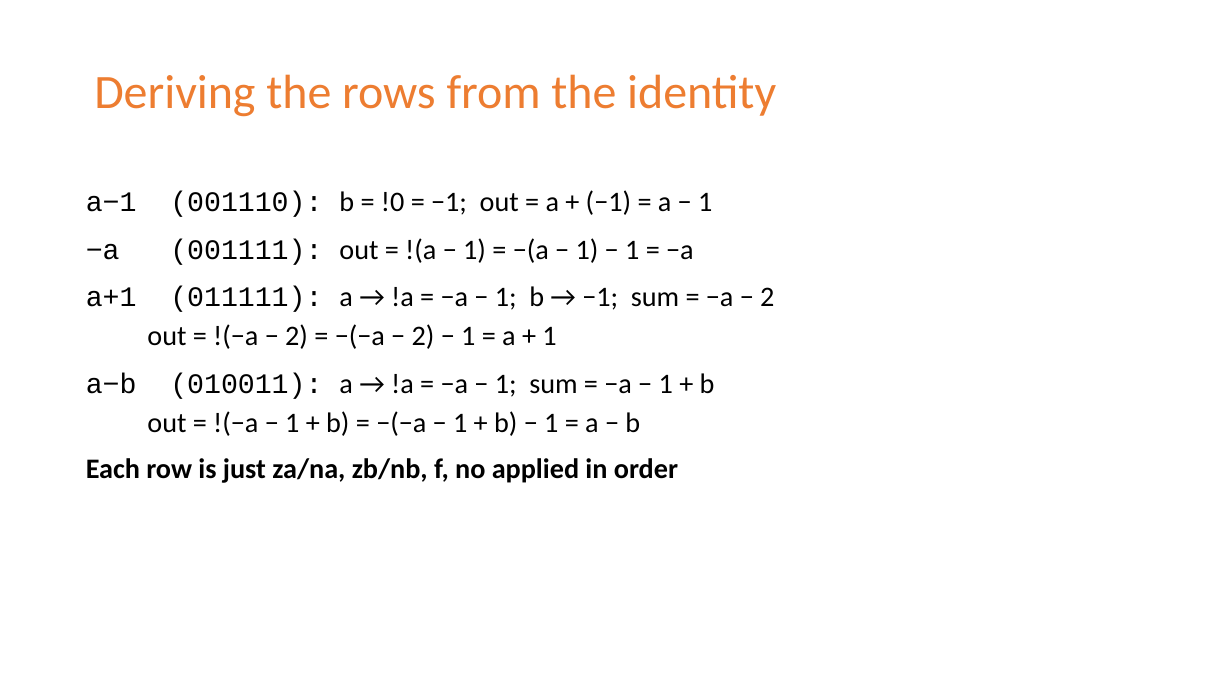
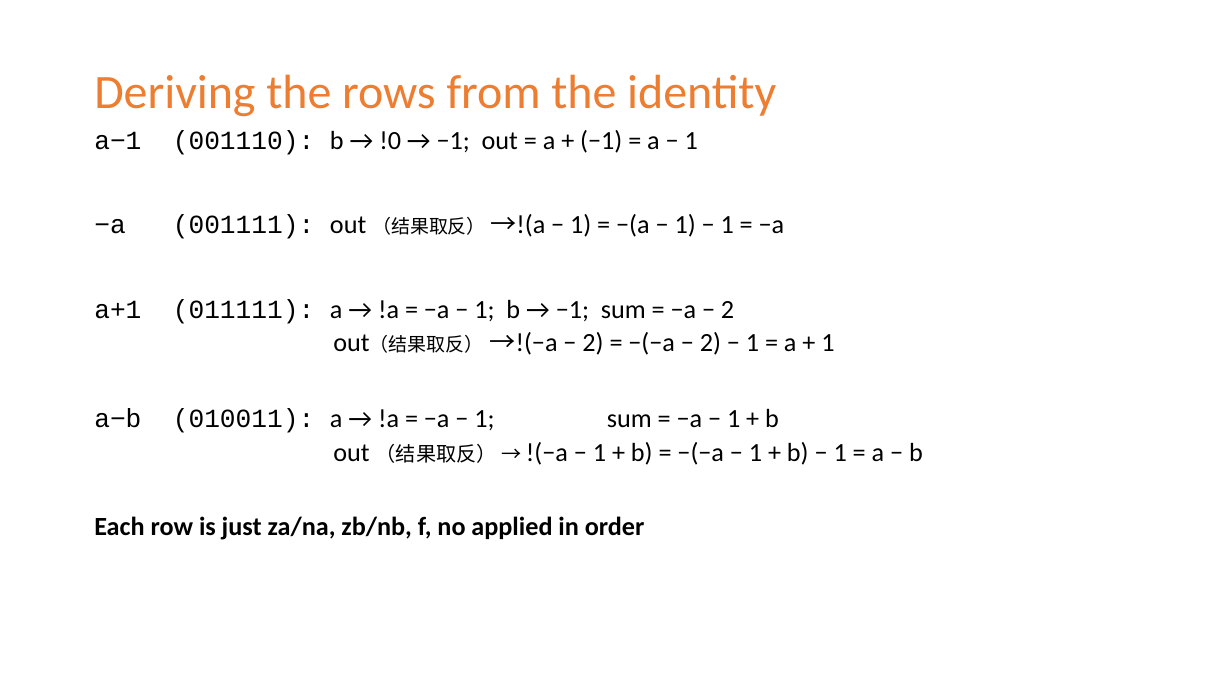
Before and after one commit to vcboy1/Leeds, a slide deck: slide 40 of 26fall/1860/Lecture/Week1.7/Lec_1.7.1_Adders_and_the_ALU.pptx. Drawn at 1232x693 pixels with LibreOffice and Linux fonts; fonts in the diff are those of the drawing. Boxes give left, top, right and bottom in pixels: in the first picture for what was removed or moved away, otherwise in the second. Text is boxed around its words. In the diff, an @@ line names an element or a change of style, - is before the commit and + after.

```diff
--- a/26fall/1860/Lecture/Week1.7/Lec_1.7.1_Adders_and_the_ALU.pptx
+++ b/26fall/1860/Lecture/Week1.7/Lec_1.7.1_Adders_and_the_ALU.pptx
@@ text "a−1 (001110): b → !0 ...": place and size @@
-text "a−1 (001110): b → !0 ..." at box(86, 190, 774, 483)
+text "a−1 (001110): b → !0 ..." at box(94, 130, 923, 540)
@@ text at box(94, 130, 785, 239): text changed; size 22 to 20.4 pt @@
-a−1 (001110): b = !0 = −1; out = a + (−1) = a − 1
-−a (001111): out = !(a − 1) = −(a − 1) − 1 = −a
+a−1 (001110): b → !0 → −1; out = a + (−1) = a − 1
+−a (001111): out （结果取反） →!(a − 1) = −(a − 1) − 1 = −a
@@ text at box(94, 299, 779, 540): size 22 to 20.4 pt in "a+1 (011111): a → !a = −a ...", "a−b (010011): a → !a = −a ...", "Each row is just za/na, zb/nb, f, ..."; line spacing 0.9 to 0.8 @@
@@ text at box(333, 332, 834, 355): text changed; size 22 to 20.4 pt @@
-  out = !(−a − 2) = −(−a − 2) − 1 = a + 1
+  out（结果取反） →!(−a − 2) = −(−a − 2) − 1 = a + 1
@@ text at box(333, 442, 923, 465): text changed; size 22 to 20.4 pt @@
-  out = !(−a − 1 + b) = −(−a − 1 + b) − 1 = a − b
+  out （结果取反） → !(−a − 1 + b) = −(−a − 1 + b) − 1 = a − b
```
Also in this commit, not shown: 9 other slides changed, 6 other files.
